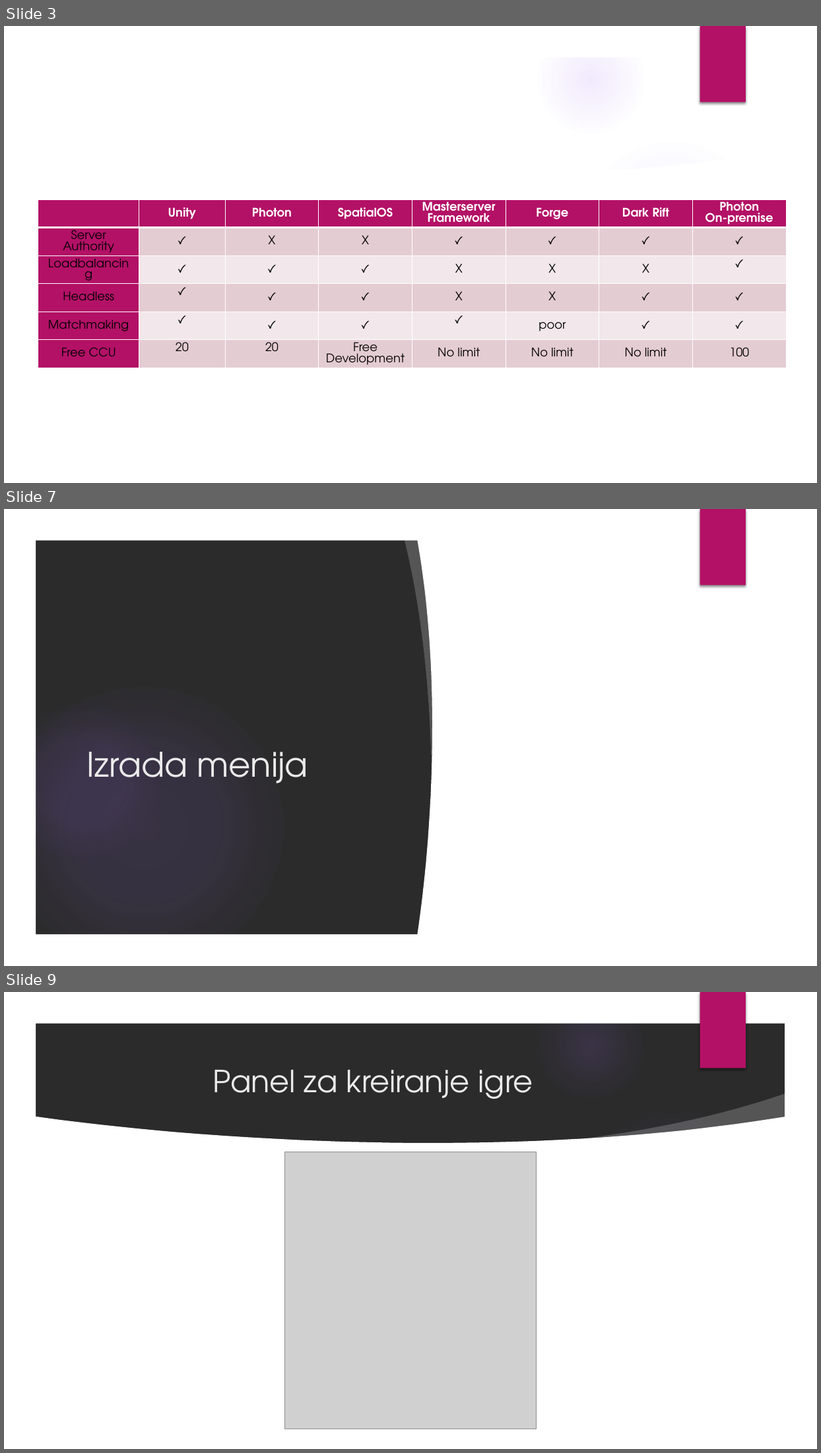
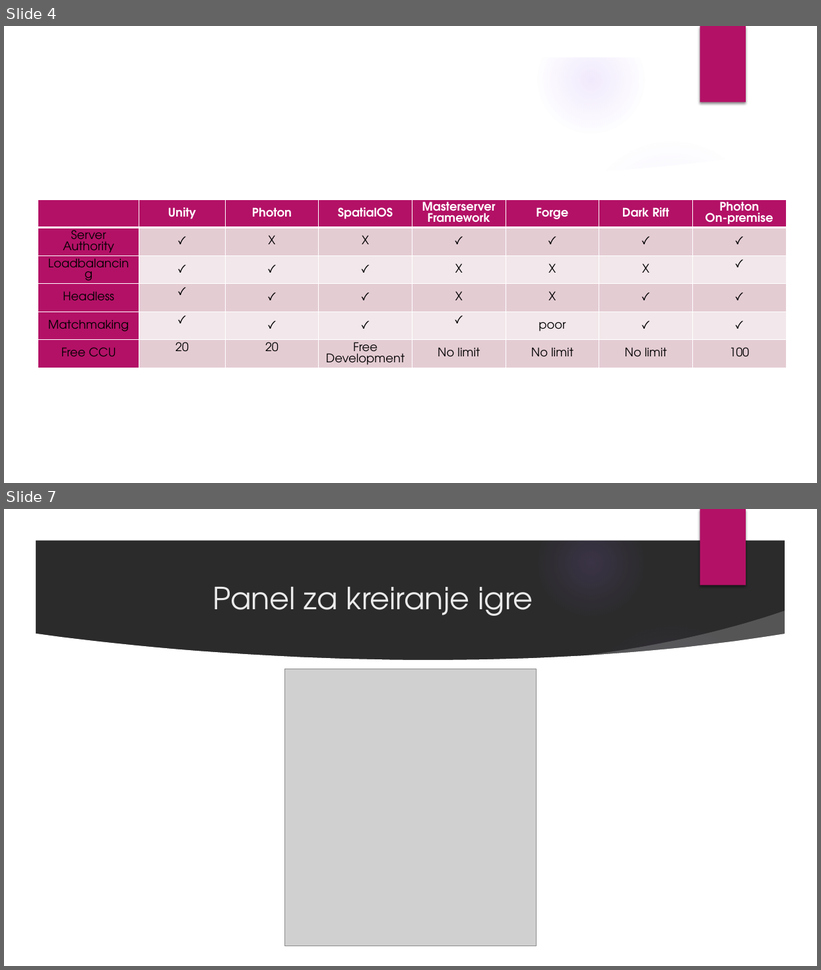
Before and after one commit to DavidManic/MineSweepersServer, a slide deck: Prezentacija.pptx. Shown one above the other, each under a label of ours: slides 3, 7 and 9 before the commit, slides 4 and 7 after it; the slides between them are not shown. The pictures are 821x1453 and 821x970 pixels, drawn with LibreOffice and Linux fonts; fonts in the diff are those of the drawing; grey boxes stand for pictures; background and template pictures are left out; a plain dark background stands for a picture behind light text. Boxes give left, top, right and bottom in pixels: in the first picture for what was removed or moved away, otherwise in the second. Text is boxed around its words. In the diff, an @@ line names an element or a change of style, - is before the commit and + after.

```diff
--- a/Prezentacija.pptx
+++ b/Prezentacija.pptx
@@ slide 7 removed at (4, 509, 817, 966), background picture (left out); not listed: 6 template elements that a slide beside it also shows @@
@@ freeform shape removed at (404, 535, 451, 757) @@
@@ freeform shape removed at (416, 535, 500, 939) @@
@@ rectangle removed at (490, 536, 789, 940) @@
@@ title removed at (87, 752, 308, 784) @@
-Izrada menija
@@ what was slide 3 is now slide 4 @@
@@ what was slide 9 is now slide 7 @@
```
Also in this commit, not shown: 9 slides changed, 6 slides added, 3 other slides removed, 6 other files.
